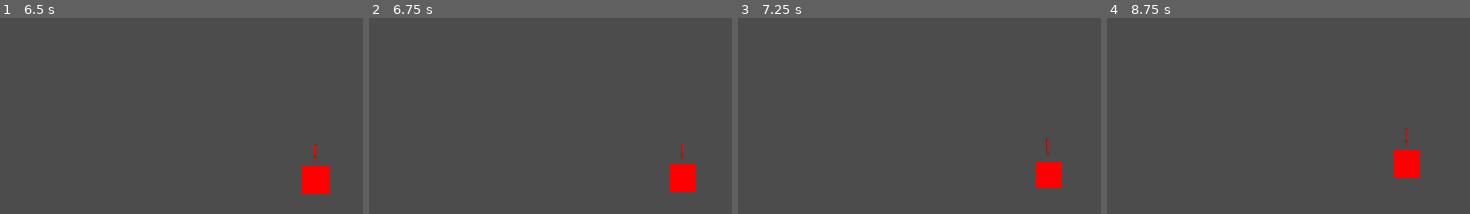
Above: before the commit, frames 1-4 (left to right).
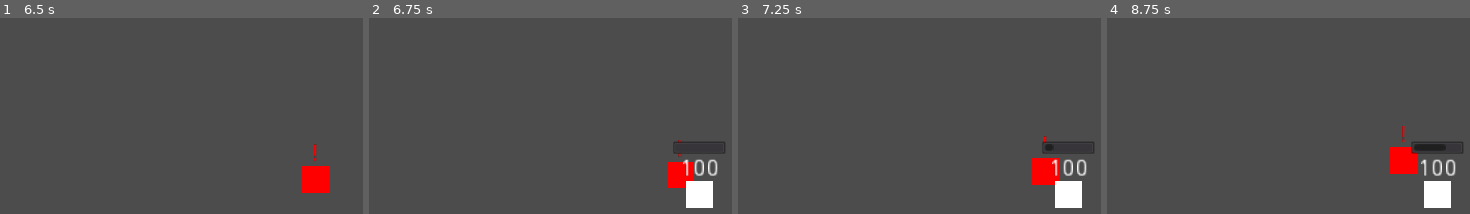
Above: after the commit, the same moments.

Repository: metalboyrick/riot-city-game
Game: Godot game, scene res://levels/level_base/level.tscn
Two runs of this game, one before a commit and one after it. Both use one fixed random seed, a clock stepped at 60 frames per second and the inputs below. This scene is started directly instead of the project's main scene.
Inputs (mouse positions are % of the whole screen's width and height, from its top left):
- Up to frame 1 (6.5 s): tap Enter at 0.5, 2, 3.5 s; move the mouse to (96, 14) at 0.52 s; click (96, 14) at 0.67 s; tap Space at 1.25, 2.75, 4.25 s; move the mouse to (33, 63) at 1.27 s; click (33, 63) at 1.42 s; move the mouse to (66, 32) at 2.02 s; click (66, 32) at 2.17 s; move the mouse to (50, 80) at 2.77 s; click (50, 80) at 2.92 s; move the mouse to (88, 74) at 3.52 s; click (88, 74) at 3.67 s; move the mouse to (22, 40) at 4.27 s; click (22, 40) at 4.42 s; move the mouse to (22, 14) at 5.02 s; click (22, 14) at 5.17 s; move the mouse to (39, 29) at 5.77 s; click (39, 29) at 5.92 s
- Up to frame 2 (6.75 s): move the mouse to (79, 52) at 6.52 s; click (79, 52) at 6.67 s
- Up to frame 3 (7.25 s): no input
- Up to frame 4 (8.75 s): move the mouse to (33, 63) at 7.27 s; click (33, 63) at 7.42 s; move the mouse to (66, 32) at 8.02 s; click (66, 32) at 8.17 s
The pictures show only the part of the screen within x 50-100%, y 50-100%; the shares and areas given below are measured in that part.

Frame 1 is identical in both runs. In frame 2, 1.9% of the frame differs, in the area x 82-99%, y 62-97%; in frame 3, 2.0%; in frame 4, 2.4%, in the area x 77-99%, y 55-97%.

Commit message:
fixed mob not spawning after click bug

Diff:
--- a/actors/mob/mob.gd
+++ b/actors/mob/mob.gd
@@ -45,7 +45,6 @@
 func _input_event(viewport, event, shape_idx):
 	if event is InputEventMouseButton:
 		if event.button_index == BUTTON_LEFT and event.pressed && !is_angry:
-			print("clicked")
 			emit_signal("s_mob_clicked", get_instance_id())
 
 func _physics_process(delta):
--- a/levels/level_base/level.gd
+++ b/levels/level_base/level.gd
@@ -7,7 +7,7 @@
 
 var rng : RandomNumberGenerator = RandomNumberGenerator.new()
 var mob_spawns : Array = []
-var mobs : Array = []
+var mobs_per_lane : Array = []
 var mobs_occupancy : Array  = []
 var money : int = 	MONEY
 
@@ -30,6 +30,7 @@
 	for mob_spawn in mob_spawns:
 		mob_spawn.connect("s_spawn_clear", self, "_on_spawn_clear")
 		mobs_occupancy.append(false)
+		mobs_per_lane.append([])
 
 	assert(ALLOWED_SIMULTANEOUS <= mob_spawns.size())
 
@@ -71,7 +72,7 @@
 	self.connect("s_mob_money_ok", mob, "_on_money_ok")
 
 	# save the mob instance
-	mobs.append(mob)
+	mobs_per_lane[spawn_index].append(mob.get_instance_id())
 	add_child(mob)
 	pass
 
@@ -87,7 +88,16 @@
 
 func _on_mob_clicked(mob_id:int):
 	var mob_instance = instance_from_id(mob_id)
-	print(mob_instance)
+
+	# look for which lane it came from and clear occupancy
+	var i:int = 0
+	for lane in mobs_per_lane:
+		if lane.find(mob_id) != -1:
+			mobs_occupancy[i] = false
+			lane.remove(mob_id)
+			break
+		i += 1
+
 	if money >= mob_instance.demand_amount and !mob_instance.is_angry:
 		update_money(money - mob_instance.demand_amount)
 		emit_signal("s_mob_money_ok", mob_id)
--- a/levels/level_base/level.tscn
+++ b/levels/level_base/level.tscn
@@ -6,7 +6,6 @@
 [node name="Level" type="Node2D"]
 script = ExtResource( 3 )
 SPAWN_INTERVAL_HIGH = 2.0
-ALLOWED_SIMULTANEOUS = 2
 
 [node name="MobSpawn" parent="." instance=ExtResource( 2 )]
 position = Vector2( 416, 32 )
